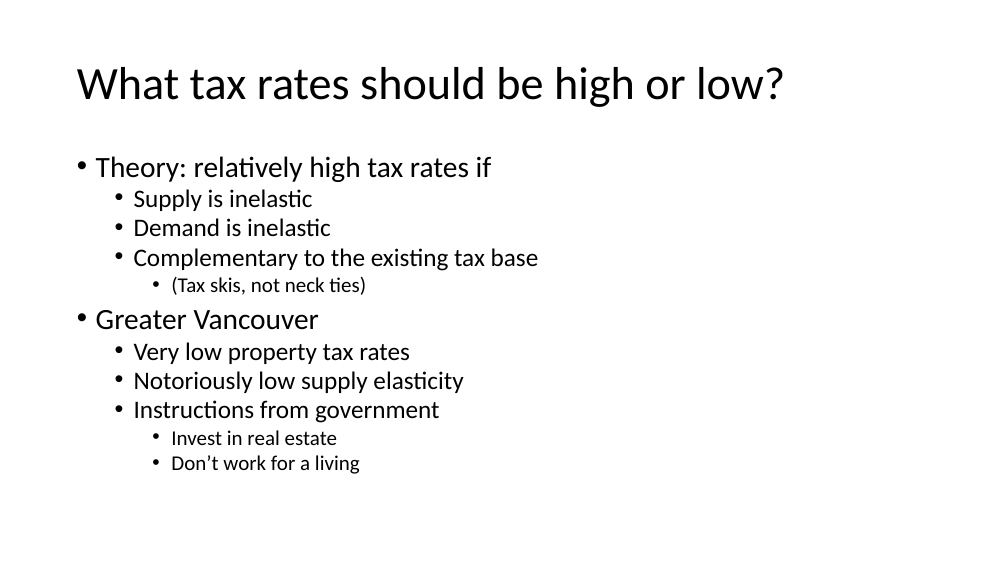
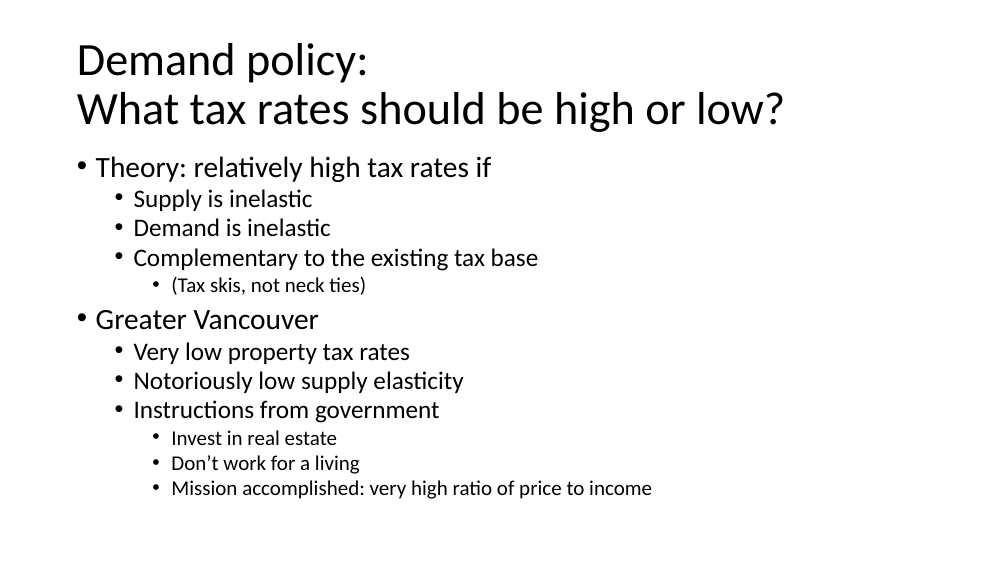
Before and after one commit to tomdavidoff/commentary, a slide deck: slide 7 of popular/sipSmarter.pptx (slide 5 before the commit). Drawn at 1008x567 pixels with LibreOffice and Linux fonts; fonts in the diff are those of the drawing. Boxes give left, top, right and bottom in pixels: in the first picture for what was removed or moved away, otherwise in the second. Text is boxed around its words. In the diff, an @@ line names an element or a change of style, - is before the commit and + after.

```diff
--- a/popular/sipSmarter.pptx
+++ b/popular/sipSmarter.pptx
@@ title at [77,43,785,132]: text changed @@
-What tax rates should be high or low?
+Demand policy:
+What tax rates should be high or low?
@@ text at [171,480,652,499]: paragraph added @@
+    • Mission accomplished: very high ratio of price to income
```
Also in this commit, not shown: 4 other slides changed, 5 slides added, 3 other files.
